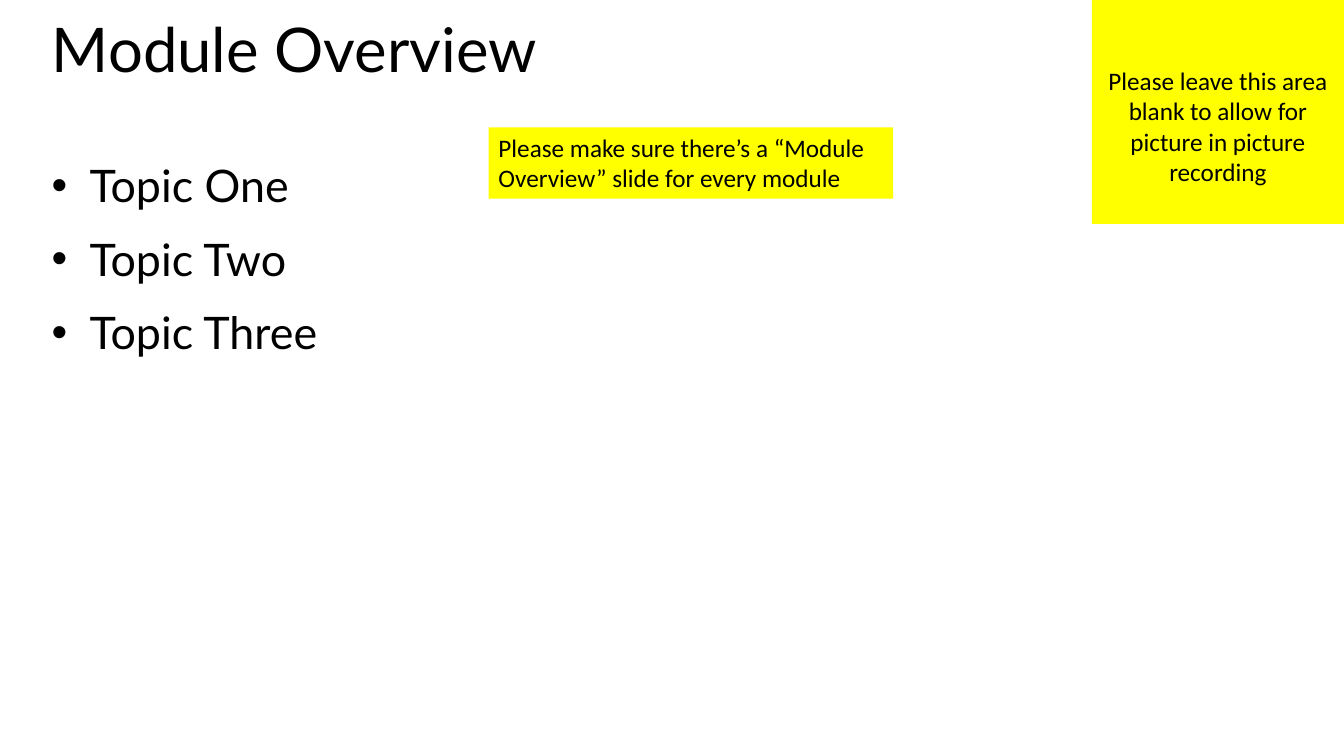
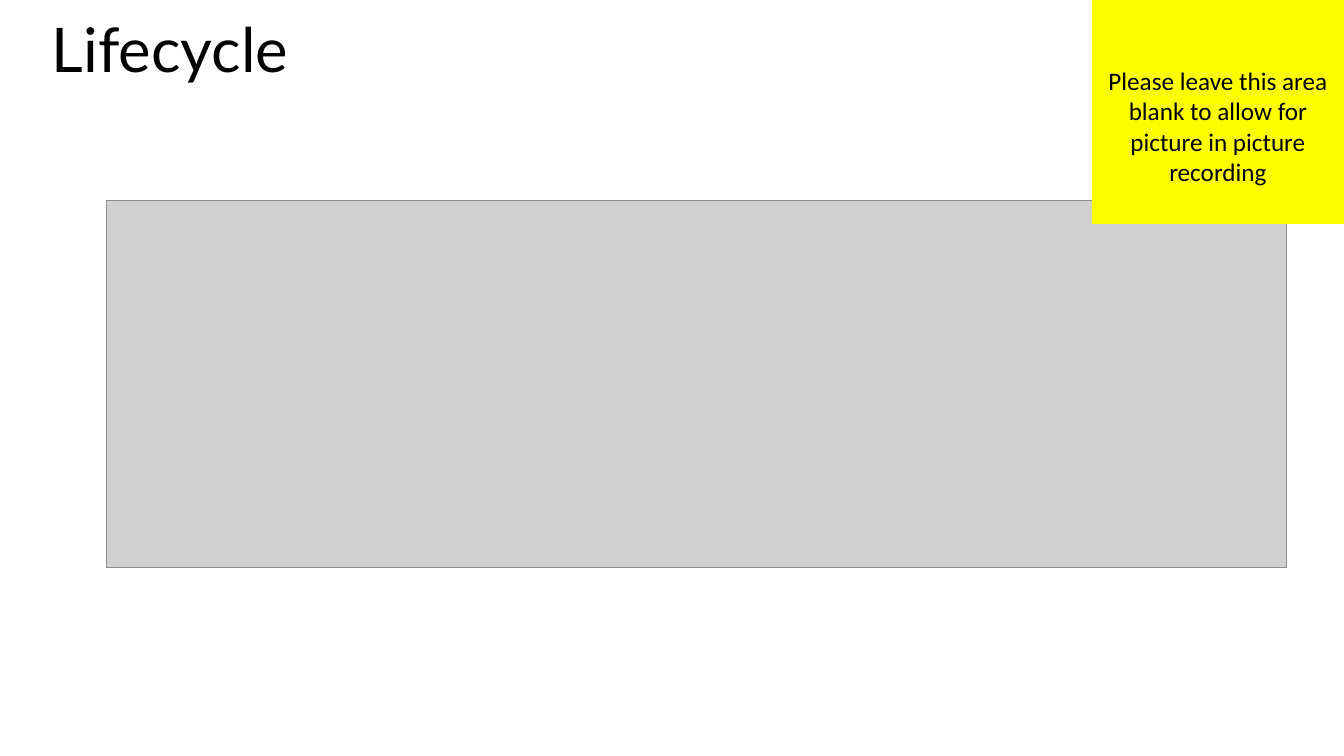
Before and after one commit to MisterJames/AzureImageProcessing, a slide deck: slide 13 of Presentation Materials/MVA-ApplicationsOnAzure-04.pptx (slide 2 before the commit). Drawn at 1344x756 pixels with LibreOffice and Linux fonts; fonts in the diff are those of the drawing; grey boxes stand for pictures. Boxes give left, top, right and bottom in pixels: in the first picture for what was removed or moved away, otherwise in the second. Text is boxed around its words. In the diff, an @@ line names an element or a change of style, - is before the commit and + after.

```diff
--- a/Presentation Materials/MVA-ApplicationsOnAzure-04.pptx
+++ b/Presentation Materials/MVA-ApplicationsOnAzure-04.pptx
@@ title at <box>52,26,288,83</box>: text changed @@
-Module Overview
+Lifecycle
@@ rectangle removed at <box>489,127,893,199</box> @@
-Please make sure there’s a “Module Overview” slide for every module
@@ text removed at <box>90,169,317,357</box> @@
-• Topic One
-• Topic Two
-• Topic Three
@@ picture added at <box>107,201,1287,568</box> @@
```
Also in this commit, not shown: 1 other slide changed, 15 slides added, 1 slide removed, 33 other files.
